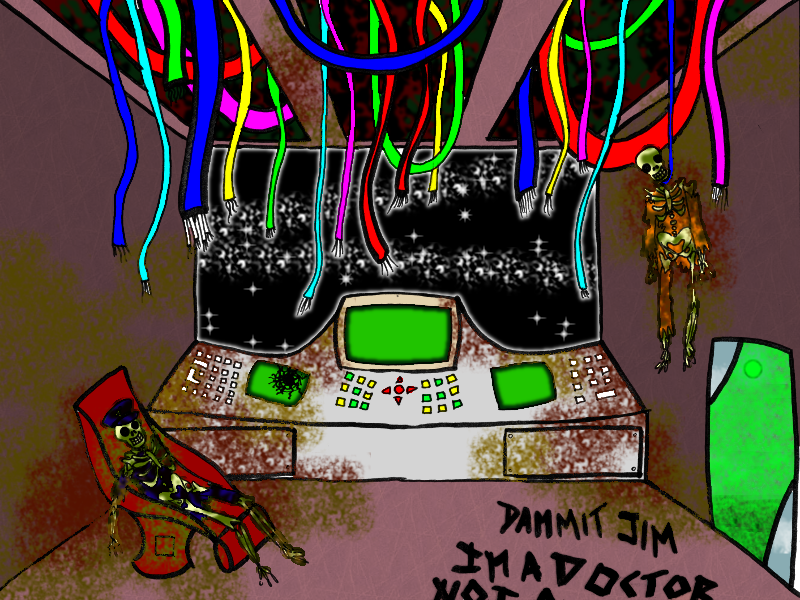
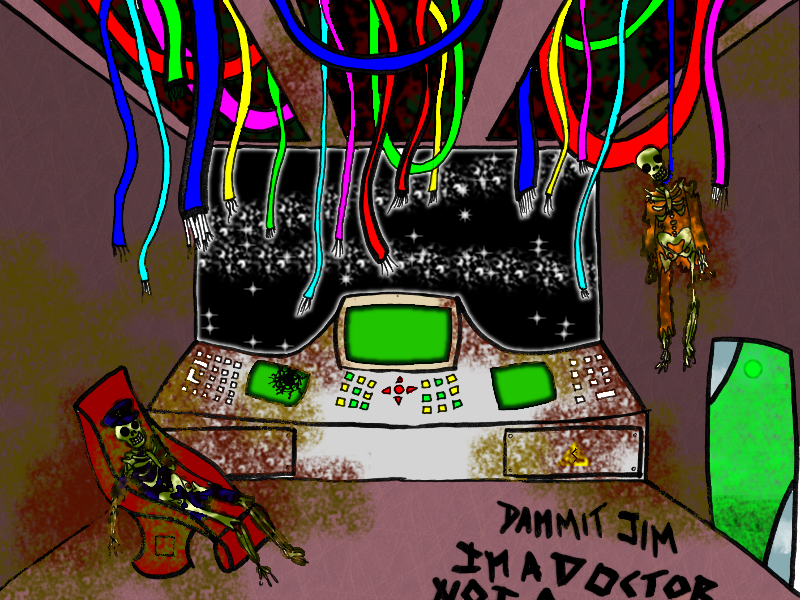
Layer changes from the first 800 × 600 image to the second:
added layer "Warning Layer" above "Unblinkenlights" over <box>556,440,592,466</box>
